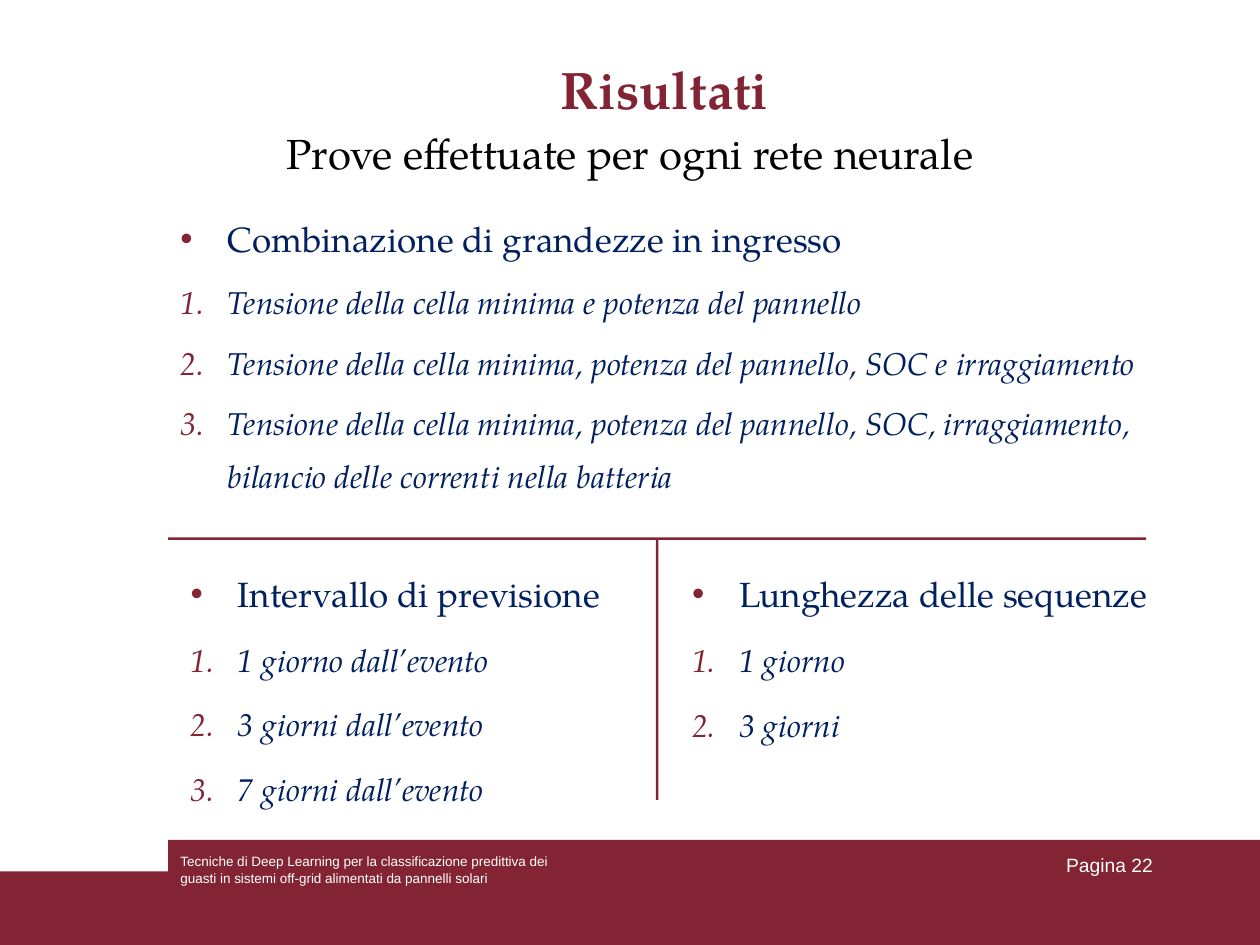
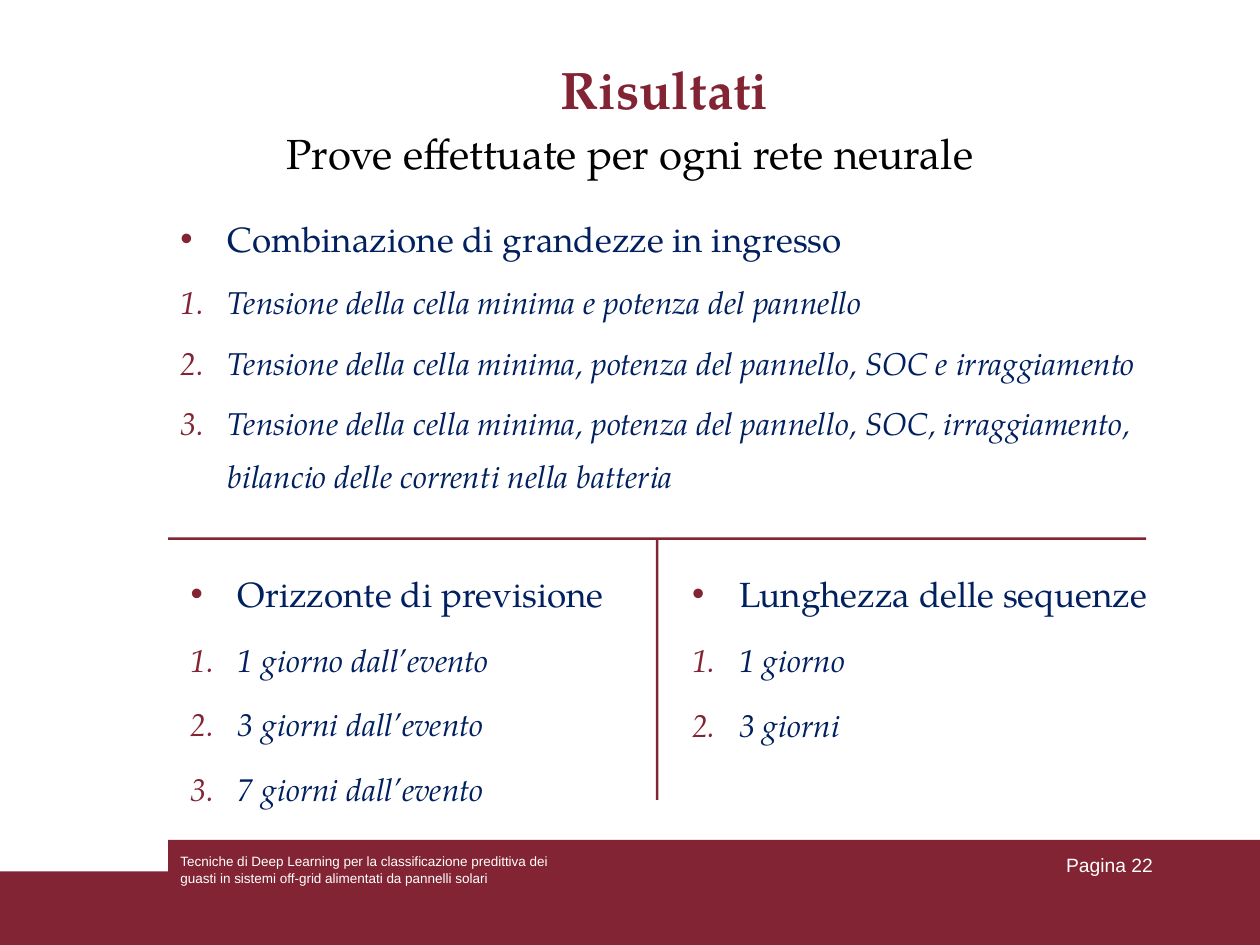
Before and after one commit to lorenzoooooo/DL-for-Predictive-Fault-Classification-in-Off-Grid-Systems, a slide deck: slide 22 of Presentazione_tesi.ppt. Drawn at 1260x945 pixels with LibreOffice and Linux fonts; fonts in the diff are those of the drawing. Boxes give left, top, right and bottom in pixels: in the first picture for what was removed or moved away, otherwise in the second. Text is boxed around its words. In the diff, an @@ line names an element or a change of style, - is before the commit and + after.

```diff
--- a/Presentazione_tesi.ppt
+++ b/Presentazione_tesi.ppt
@@ text at (x1=238, y1=581, x2=603, y2=617): text changed @@
-• Intervallo di previsione
+• Orizzonte di previsione
```
Also in this commit, not shown: 17 other slides changed.
